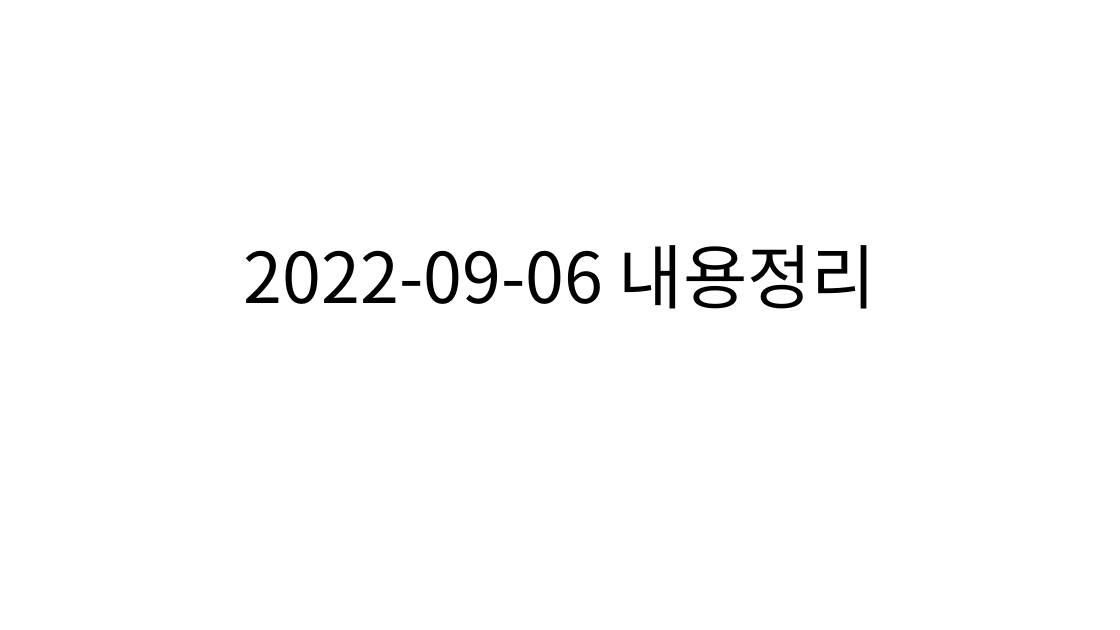
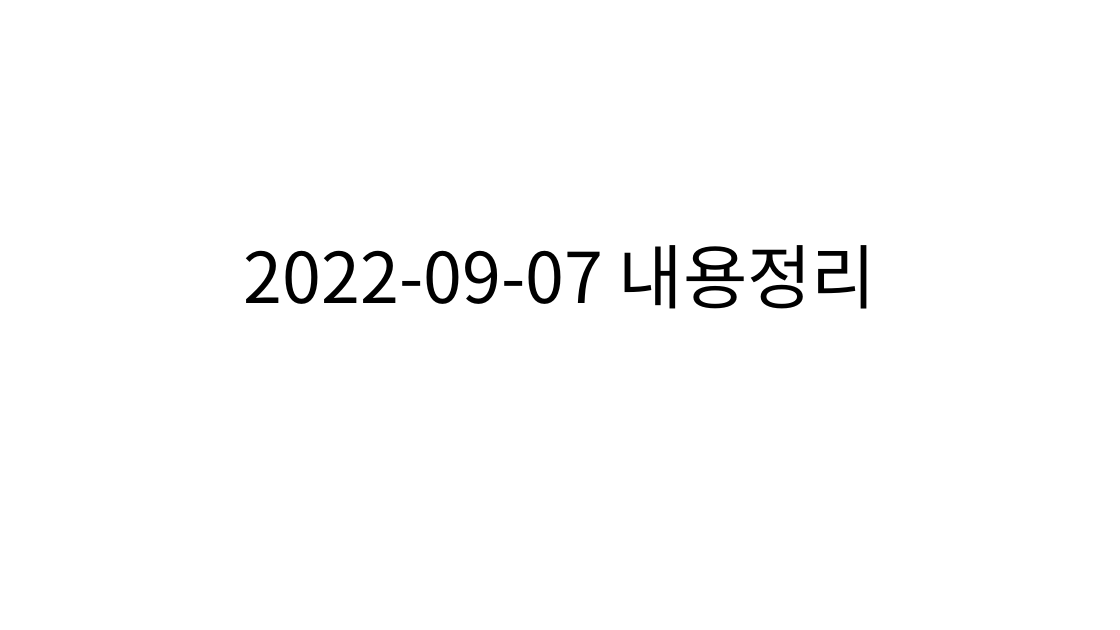
Before and after one commit to Dingadung/2022-study-workspace, a slide deck: slide 1 of study-note/데이터베이스/2022-09-07 내용정리.pptx. Drawn at 1120x630 pixels with LibreOffice and Linux fonts; fonts in the diff are those of the drawing. Boxes give left, top, right and bottom in pixels: in the first picture for what was removed or moved away, otherwise in the second. Text is boxed around its words. In the diff, an @@ line names an element or a change of style, - is before the commit and + after.

```diff
--- a/study-note/데이터베이스/2022-09-07 내용정리.pptx
+++ b/study-note/데이터베이스/2022-09-07 내용정리.pptx
@@ title at (x1=244, y1=245, x2=877, y2=309): text changed @@
-2022-09-06 내용정리
+2022-09-07 내용정리
```
Also in this commit, not shown: 6 slides removed, 8 other files.
